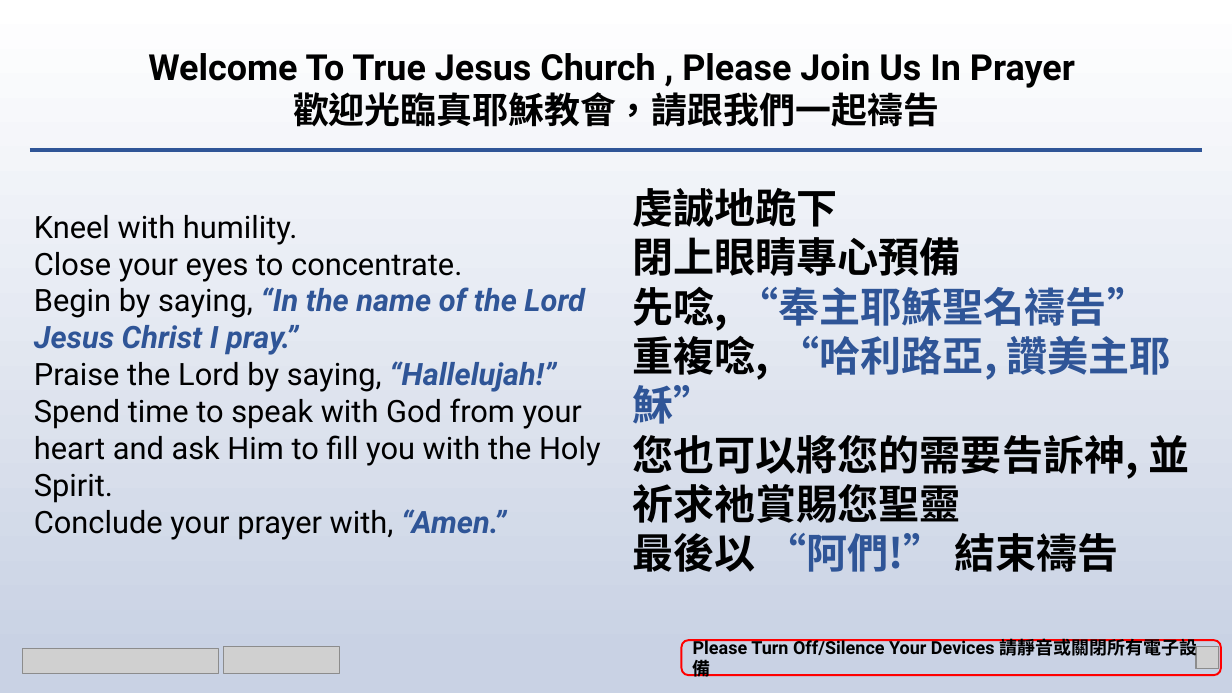
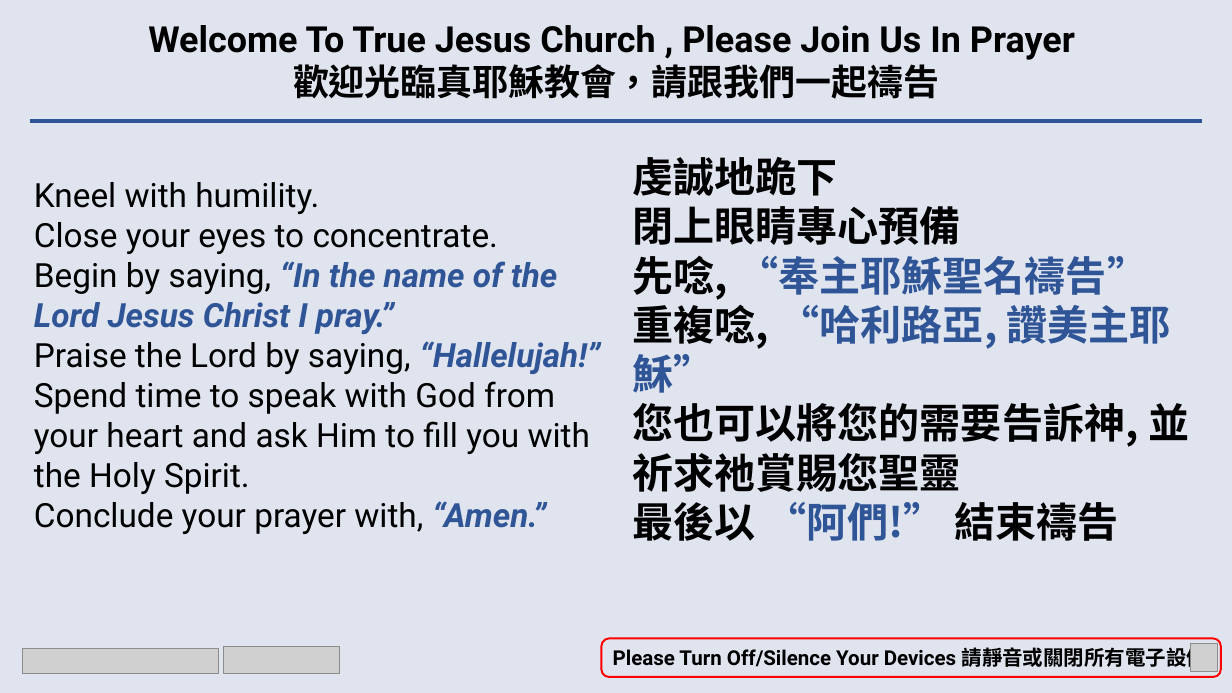
Before and after one commit to calebchanwy/tjc-powerpoint, a slide deck: slide 9 of TJCPowerPoint/Resources/ServiceWidescreen.pptx. Drawn at 1232x693 pixels with LibreOffice and Linux fonts; fonts in the diff are those of the drawing; grey boxes stand for pictures. Boxes give left, top, right and bottom in pixels: in the first picture for what was removed or moved away, otherwise in the second. Text is boxed around its words. In the diff, an @@ line names an element or a change of style, - is before the commit and + after.

Commit message:
22/01/23 Design Adjustments to .pptx

```diff
--- a/TJCPowerPoint/Resources/ServiceWidescreen.pptx
+++ b/TJCPowerPoint/Resources/ServiceWidescreen.pptx
@@ background gradient #FFFFFF to #C9D2E4 to #DFE4EF @@
@@ 2 texts, 1 line: place and size @@
-2 texts, 1 line at (30,53,1202,572)
+2 texts, 1 line at (30,25,1202,541)
@@ text "Kneel with humility.": place and size @@
-text "Kneel with humility." at (34,215,601,540)
+text "Kneel with humility." at (34,182,601,534)
@@ text "Kneel with humility." at (34,182,601,534): size 24 to 26 pt; vertical alignment middle to top @@
@@ rounded rectangle "Please Turn Off/Silence Your Devices ...": place and size @@
-rounded rectangle "Please Turn Off/Silence Your Devices ..." at (682,640,1222,676)
+rounded rectangle "Please Turn Off/Silence Your Devices ..." at (602,639,1221,677)
@@ rounded rectangle "Please Turn Off/Silence Your Devices ..." at (602,639,1221,677): size 14 to 16 pt @@
@@ picture: place and size @@
-picture at (1197,646,1218,668)
+picture at (1191,644,1218,672)
@@ picture removed at (1196,646,1218,668) @@
```
Also in this commit, not shown: 10 other slides changed, 18 other files.
